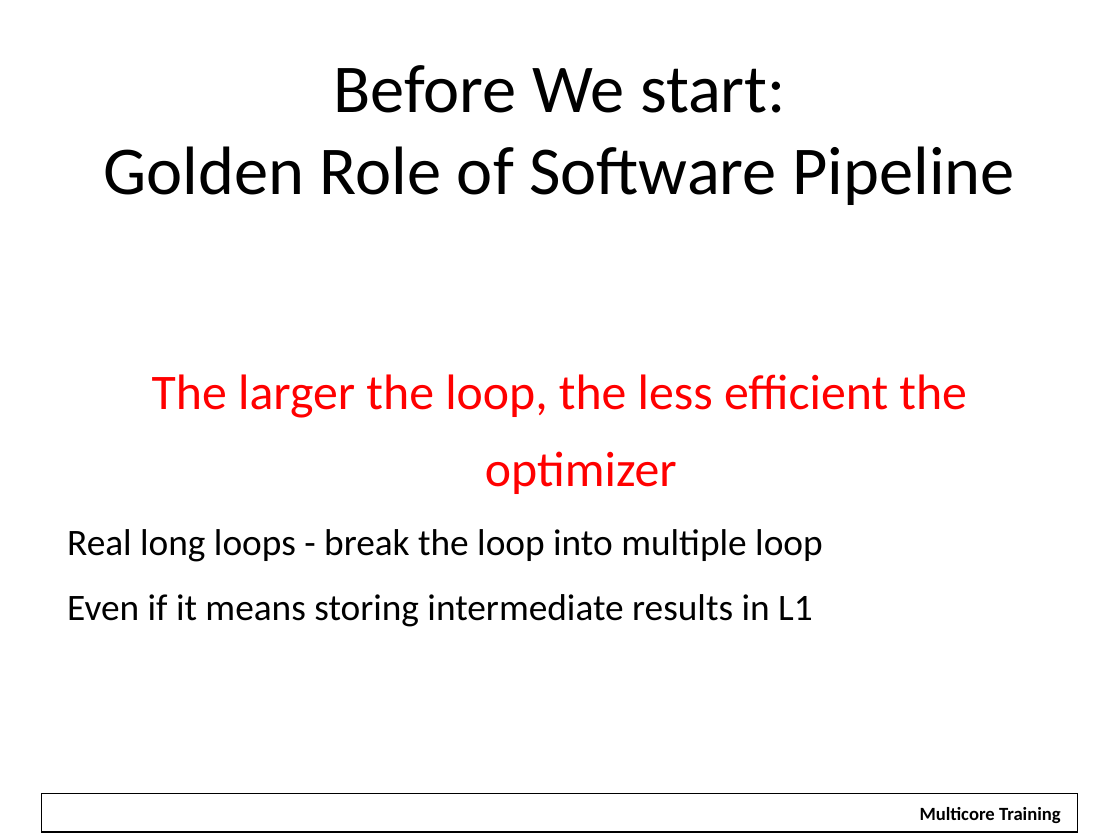
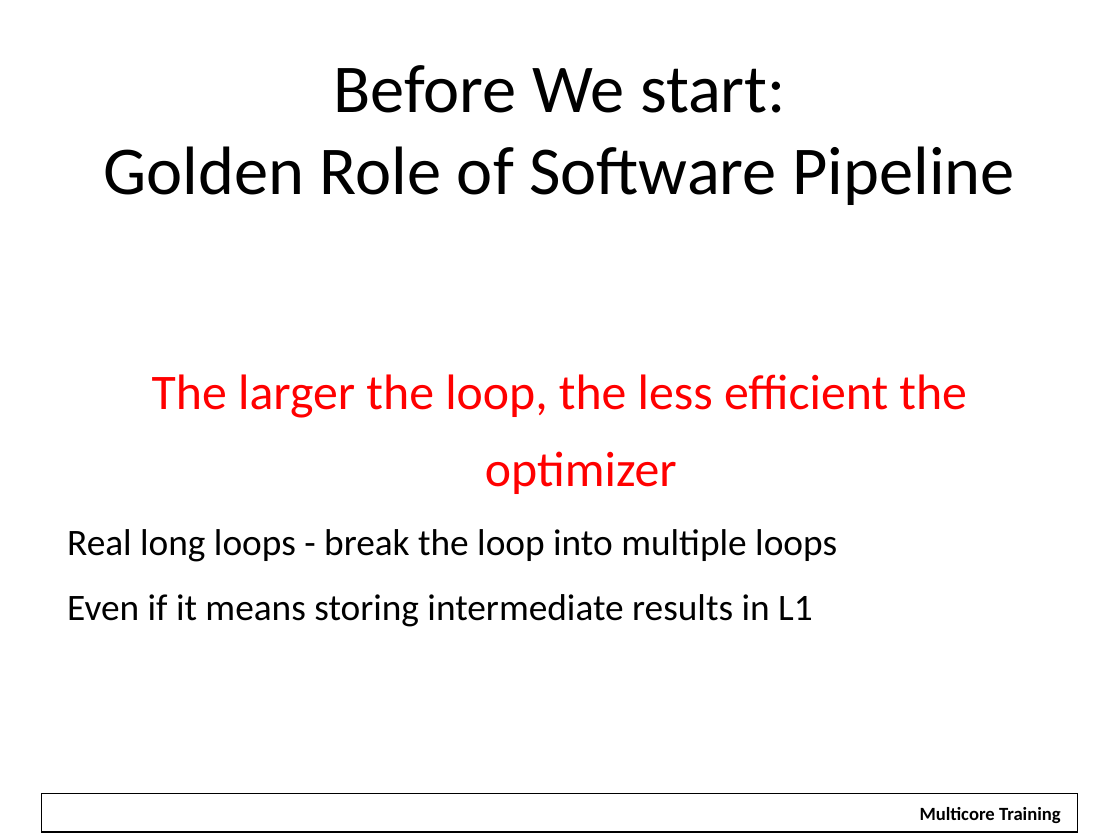
Before and after one commit to hari1989/keystone-workshop, a slide deck: slide 32 of preliminary/Working/presentations/KeyStone Optimization.pptx. Drawn at 1120x840 pixels with LibreOffice and Linux fonts; fonts in the diff are those of the drawing; background and template pictures are left out. Boxes give left, top, right and bottom in pixels: in the first picture for what was removed or moved away, otherwise in the second. Text is boxed around its words. In the diff, an @@ line names an element or a change of style, - is before the commit and + after.

```diff
--- a/preliminary/Working/presentations/KeyStone Optimization.pptx
+++ b/preliminary/Working/presentations/KeyStone Optimization.pptx
@@ text at [67,529,837,562]: text changed @@
-Real long loops - break the loop into multiple loop
+Real long loops - break the loop into multiple loops
```
Also in this commit, not shown: 3 other slides changed, 2 slides added.
